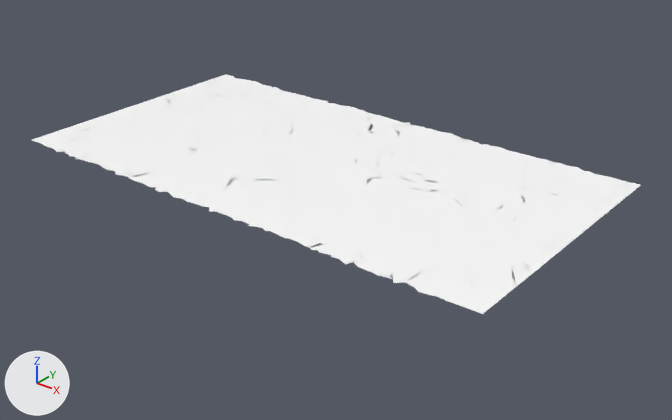
The glTF model resources/meshes/environments/desert_ground.gltf as it was, and as the next commit left it.
The view is the same before and after, from a 50 mm camera at (201.0, -244.0, 132.0) aimed at (8.0, -4.0, -17.0). The axes (+X, +Y, +Z) are drawn at lower left. The lights are the same throughout. Where no turn or scale is listed for an object, it has been applied to the vertices. Vertices at the same position are counted once.

In view in the first picture: 'desert_ground.001'.
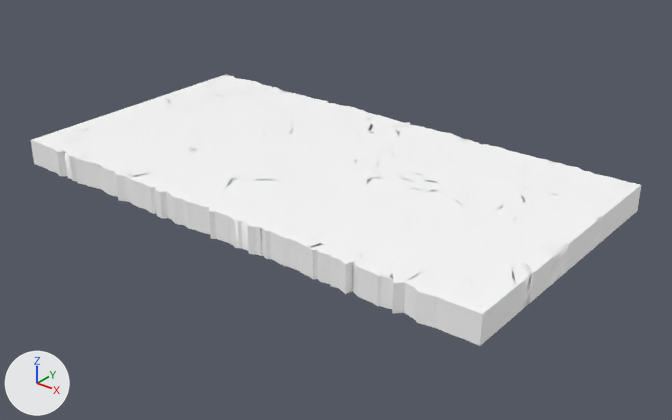
Diff of the bpy script that builds the scene:
```diff
--- a/resources/meshes/environments/desert_ground.gltf.py
+++ b/resources/meshes/environments/desert_ground.gltf.py
@@ me_plane_002 @@
 # used by ob_desert_ground_001; location = (0.0, 0.0, 0.0)
-me_plane_002.from_pydata(...)  # 3803 vertices, 7368 faces; spans x -100.0..100.0, y -57.0..51.0, z 0.0
+me_plane_002.from_pydata(...)  # 4039 vertices, 7840 faces; spans x -100.0..100.0, y -57.0..51.0, z -10.0..0.0
+# me_plane_002 part 1
+# 236 new vertices lie (0.0, 0.0, -10.0) away from vertices in x -100.0..100.0, y -57.0..51.0, z 0.0
+# 472 new faces join them
 me_plane_002.materials.append(mat_defaultmaterial)
```

Location of each change, (x1, y1, x2, y2) in pixels of the pictures (672 x 420 px):
'desert_ground.001', reshaped (13% taller)
    before: (32, 74, 641, 314)
    after: (31, 74, 641, 346)
part 1 of me_plane_002, added
    after: (31, 140, 641, 346)
